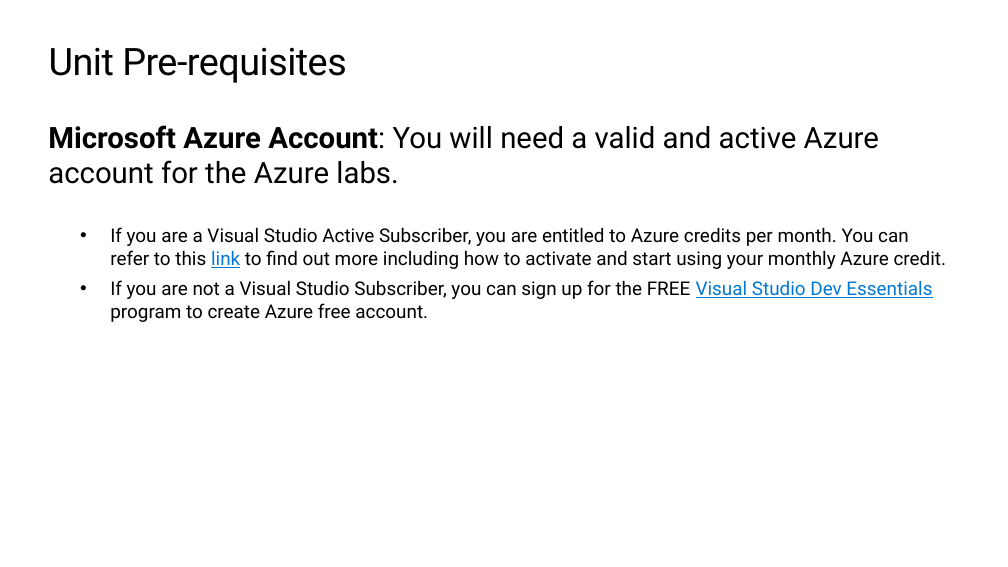
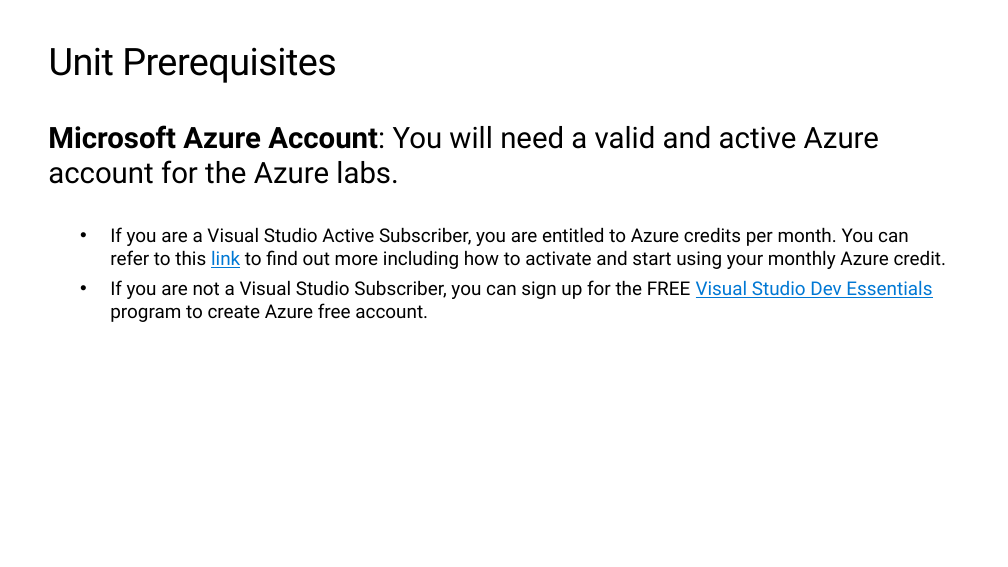
Before and after one commit to microsoft/workshop-library, a slide deck: slide 4 of full/intro-databricks/slides.pptx (slide 11 before the commit). Drawn at 1008x567 pixels with LibreOffice and Linux fonts; fonts in the diff are those of the drawing; background and template pictures are left out. Boxes give left, top, right and bottom in pixels: in the first picture for what was removed or moved away, otherwise in the second. Text is boxed around its words. In the diff, an @@ line names an element or a change of style, - is before the commit and + after.

```diff
--- a/full/intro-databricks/slides.pptx
+++ b/full/intro-databricks/slides.pptx
@@ title at (49, 47, 337, 83): text changed @@
-Unit Pre-requisites
+Unit Prerequisites
```
Also in this commit, not shown: 1 slide added, 1 slide removed.
